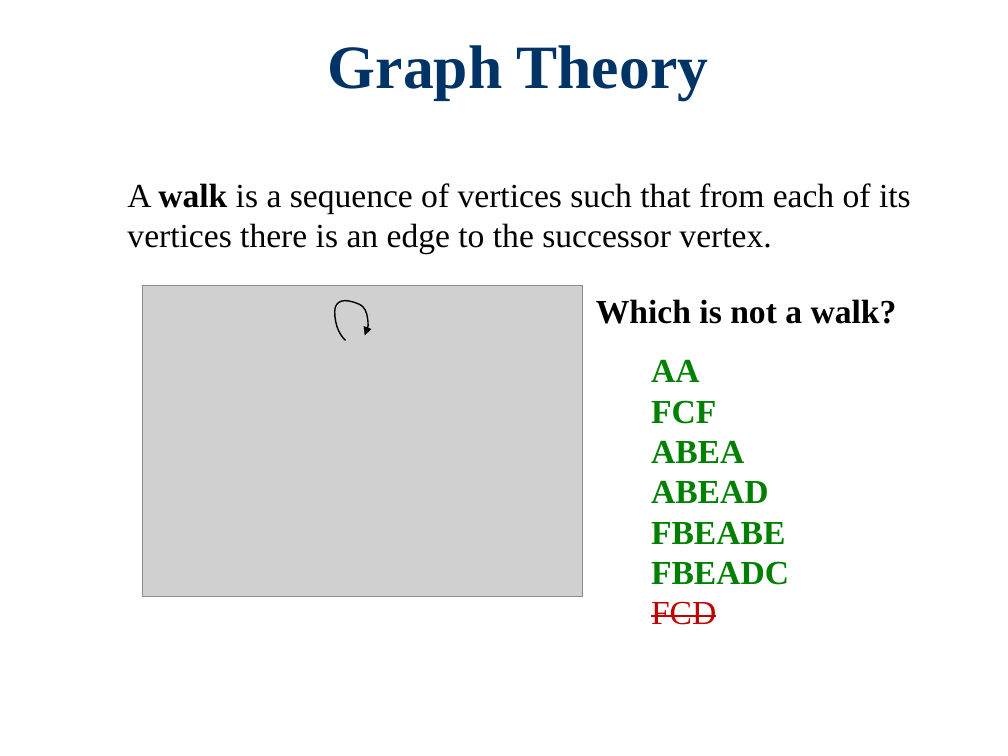
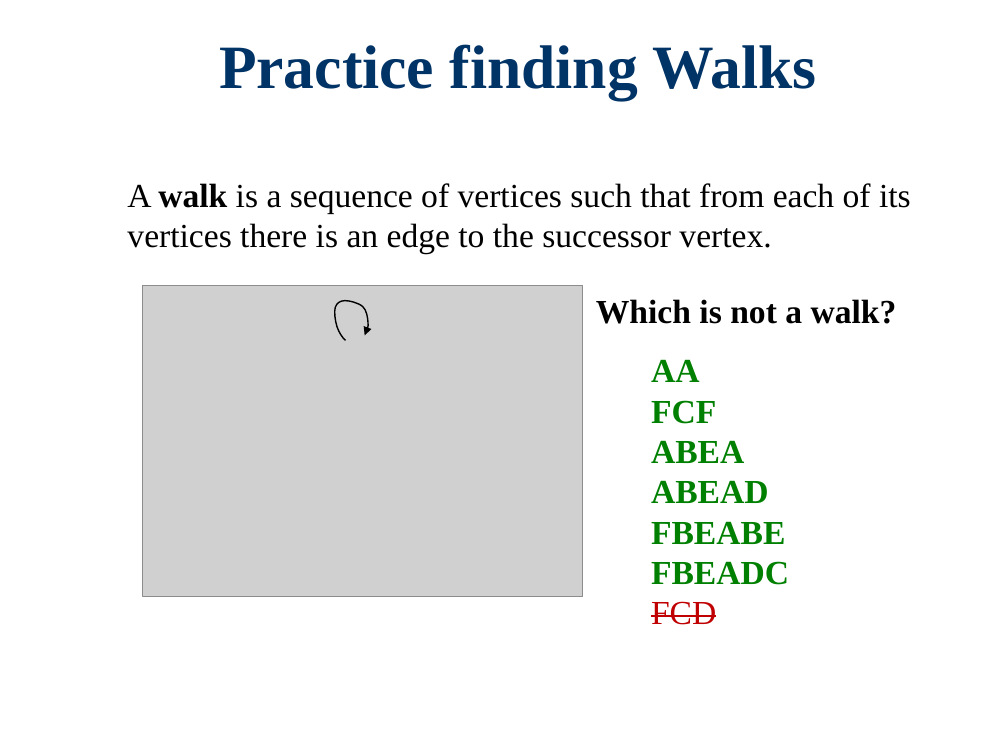
Before and after one commit to Cy-FairCS/cs3, a slide deck: slide 27 of u09a_graphTheory/notes/0 Graph Theory Terminology/Graph Theory Terms.pptx (slide 25 before the commit). Drawn at 1008x756 pixels with LibreOffice and Linux fonts; fonts in the diff are those of the drawing; grey boxes stand for pictures; background and template pictures are left out. Boxes give left, top, right and bottom in pixels: in the first picture for what was removed or moved away, otherwise in the second. Text is boxed around its words. In the diff, an @@ line names an element or a change of style, - is before the commit and + after.

```diff
--- a/u09a_graphTheory/notes/0 Graph Theory Terminology/Graph Theory Terms.pptx
+++ b/u09a_graphTheory/notes/0 Graph Theory Terminology/Graph Theory Terms.pptx
@@ title at [219,44,816,99]: text changed @@
-Graph Theory
+Practice finding Walks
```
Also in this commit, not shown: 16 other slides changed, 8 slides added, 1 slide removed, 31 other files.
